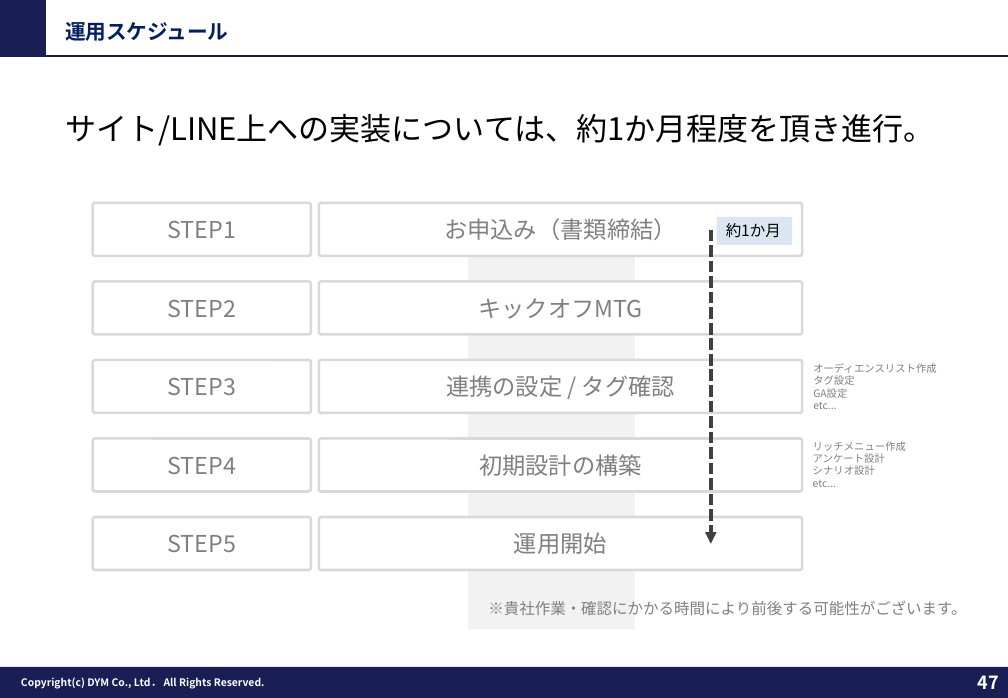
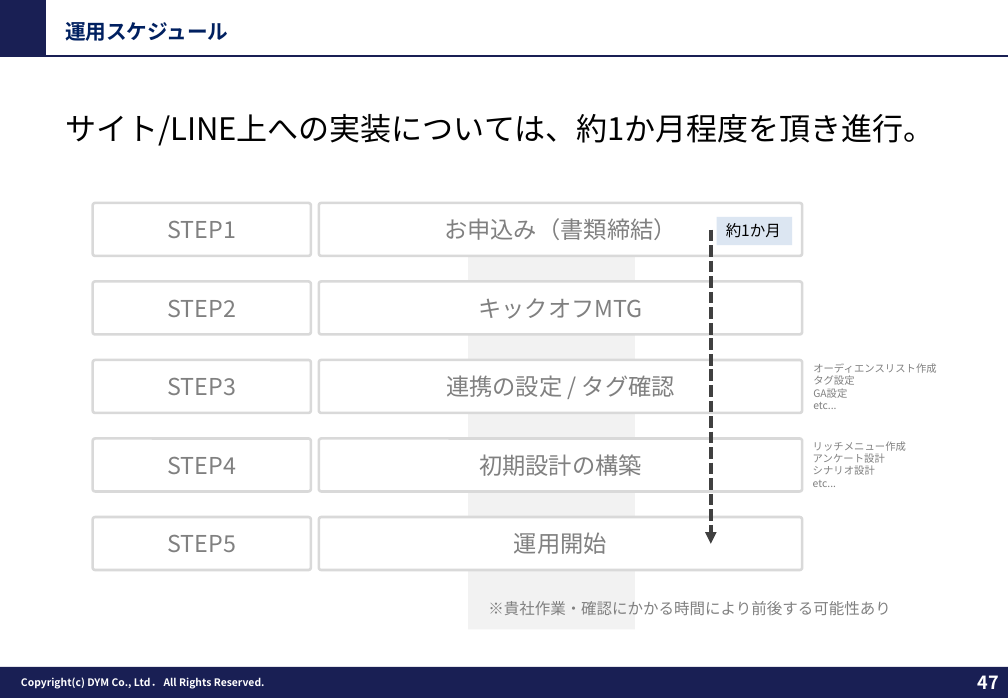
Before and after one commit to tonomura-r-dev/folder, a slide deck: slide 47 of 202609_株式会社やる気スイッチグループ御中_LINE公式アカウント運用のご提案_ver3.2.pptx. Drawn at 1008x698 pixels with LibreOffice and Linux fonts; fonts in the diff are those of the drawing; background and template pictures are left out. Boxes give left, top, right and bottom in pixels: in the first picture for what was removed or moved away, otherwise in the second. Text is boxed around its words. In the diff, an @@ line names an element or a change of style, - is before the commit and + after.

```diff
--- a/202609_株式会社やる気スイッチグループ御中_LINE公式アカウント運用のご提案_ver3.2.pptx
+++ b/202609_株式会社やる気スイッチグループ御中_LINE公式アカウント運用のご提案_ver3.2.pptx
@@ text at [488,601,890,615]: text changed @@
-※貴社作業・確認にかかる時間により前後する可能性がございます。
+※貴社作業・確認にかかる時間により前後する可能性あり
```
Also in this commit, not shown: 4 other slides changed, 1 other file.
